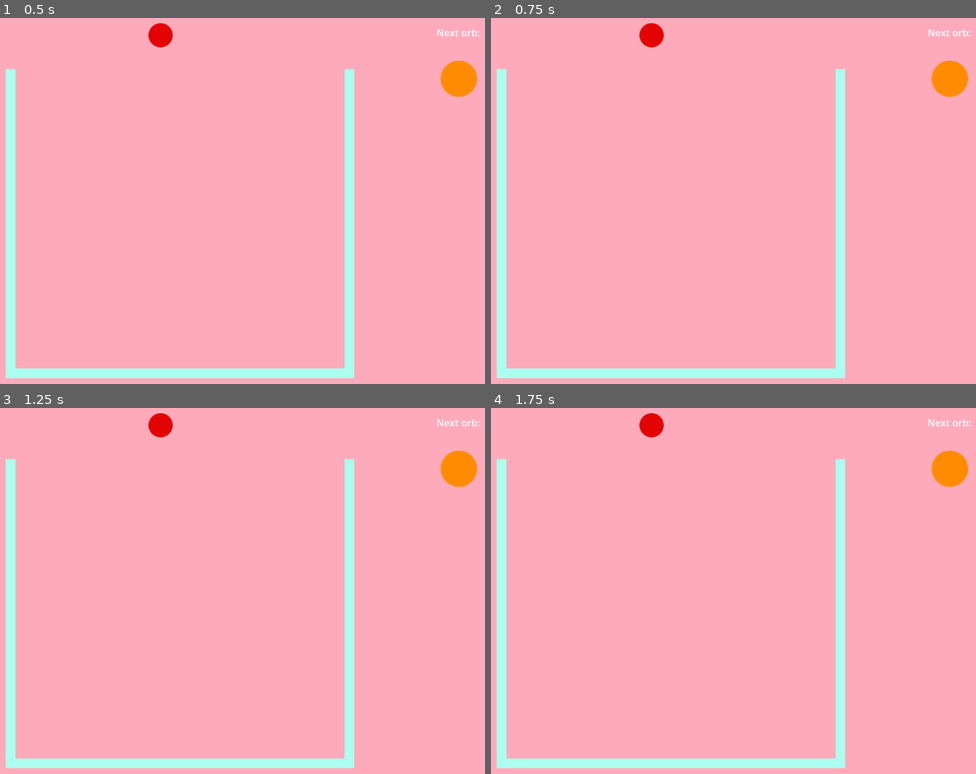
Above: before the commit, frames 1-4 (two rows, left to right).
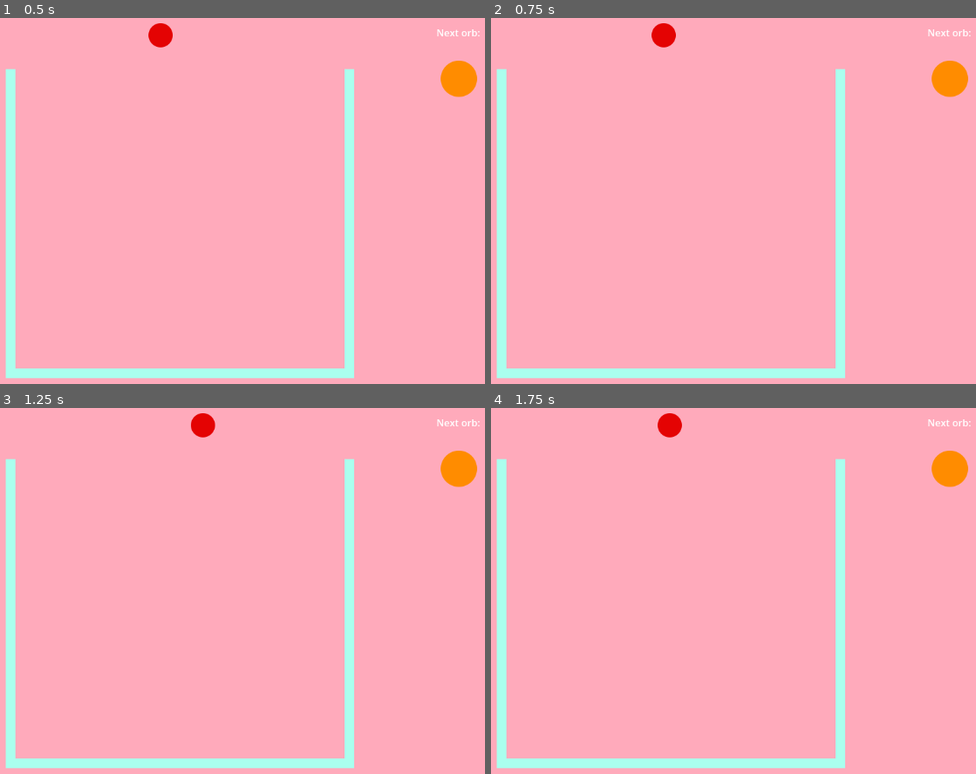
Above: after the commit, the same moments.

Repository: LailaiLand/Orbz
Game: Godot game, scene res://main.tscn
Two runs of this game, one before a commit and one after it. Both use one fixed random seed, a clock stepped at 60 frames per second and the inputs below.
Inputs:
- Up to frame 1 (0.5 s): no input
- Up to frame 2 (0.75 s): tap Enter at 0.5 s; hold D (move_right) from 0.53 s (still down)
- Up to frame 3 (1.25 s): keep holding D (move_right)
- Up to frame 4 (1.75 s): release D (move_right) at 1.28 s; hold A (move_left) from 1.28 s (still down)

Frame 1 is identical in both runs. In frame 2, 0.3% of the frame differs, in the area x 30-39%, y 1-9%; in frame 3, 0.5%, in the area x 30-45%, y 1-9%; in frame 4, 0.5%.

Commit message:
Added some movement
Area2D won't detect RigidBody2D for some reason

Diff:
--- a/GameBoard.gd
+++ b/GameBoard.gd
@@ -8,21 +8,19 @@
 @export var violet_orb_scene: PackedScene
 @export var pride_orb_scene: PackedScene
 
-var current_orb
+
 var next_orb
-var speed = 10
-var all_orbs = []
-var stop_left = false
-var stop_right = false
 
 func _ready():
 	var start_orb = red_orb_scene.instantiate()
 	start_orb.position = $PlacementMarker.position
 	start_orb.gravity_scale = 0
 	add_child(start_orb)
-	current_orb = start_orb
+	start_orb.movable = true
 	next_orb = random_next_orb()
 
+#func _process(delta):
+	#TODO: make drop function
 
 func random_next_orb():
 	var random_num = randi_range(1, 3)
@@ -36,25 +34,29 @@
 	temp_next.position = $NextMarker.position
 	temp_next.gravity_scale = 0
 	add_child(temp_next)
+	temp_next.movable = false
 	return temp_next
 
+func new_orb():
+	next_orb.position = $PlacementMarker.position
+	next_orb.movable = true
+	random_next_orb()
 
-func get_input():
-	#TODO: use _physics_prosess and move_and_slide on orbs
-	pass
+func _on_stop_left_body_entered(body):
+	body.stop_left = true
+	print(body.name)
 
 
-func _on_stop_left_body_entered(_body):
-	stop_left = true
+func _on_stop_left_body_exited(body):
+	body.stop_left = false
+	print(body.name)
 
 
-func _on_stop_left_body_exited(_body):
-	stop_left = false
+func _on_stop_right_body_entered(body):
+	body.stop_right = true
+	print(body.name)
 
 
-func _on_stop_right_body_entered(_body):
-	stop_right = true
-
-
-func _on_stop_right_body_exited(_body):
-	stop_right = false
+func _on_stop_right_body_exited(body):
+	body.stop_right = false
+	print(body.name)
--- /dev/null
+++ b/orb.gd
@@ -0,0 +1,19 @@
+extends RigidBody2D
+
+var movable = false
+var stop_left = false
+var stop_right = false
+
+func get_input():
+	var direction
+	if Input.is_action_pressed("move_left") and !stop_left:
+		direction = -100
+	elif Input.is_action_pressed("move_right") and !stop_right:
+		direction = 100
+	else :
+		direction = 0
+	return direction
+
+func _physics_process(delta):
+	if movable:
+		position += transform.x * get_input() * delta
--- a/orb_green.tscn
+++ b/orb_green.tscn
@@ -6,6 +6,7 @@
 radius = 67.0
 
 [node name="OrbGreen" type="RigidBody2D"]
+contact_monitor = true
 
 [node name="Sprite2D" type="Sprite2D" parent="."]
 texture = ExtResource("1_qq57s")
--- a/orb_indigo.tscn
+++ b/orb_indigo.tscn
@@ -6,6 +6,7 @@
 radius = 95.0474
 
 [node name="OrbIndigo" type="RigidBody2D"]
+contact_monitor = true
 
 [node name="Sprite2D" type="Sprite2D" parent="."]
 texture = ExtResource("1_tnhim")
--- a/orb_orange.tscn
+++ b/orb_orange.tscn
@@ -1,11 +1,14 @@
-[gd_scene load_steps=3 format=3 uid="uid://pchpvc6oi1lh"]
+[gd_scene load_steps=4 format=3 uid="uid://pchpvc6oi1lh"]
 
+[ext_resource type="Script" path="res://orb.gd" id="1_6bpc6"]
 [ext_resource type="Texture2D" uid="uid://rsdi72r1ibh6" path="res://Art/PNG/OrbOrange.png" id="1_vdtt4"]
 
 [sub_resource type="CircleShape2D" id="CircleShape2D_5v4f1"]
 radius = 30.0666
 
 [node name="OrbOrange" type="RigidBody2D"]
+contact_monitor = true
+script = ExtResource("1_6bpc6")
 
 [node name="Sprite2D" type="Sprite2D" parent="."]
 texture = ExtResource("1_vdtt4")
--- a/orb_pride.tscn
+++ b/orb_pride.tscn
@@ -6,6 +6,7 @@
 radius = 151.0
 
 [node name="OrbPride" type="RigidBody2D"]
+contact_monitor = true
 
 [node name="Sprite2D" type="Sprite2D" parent="."]
 texture = ExtResource("1_7w561")
--- a/orb_red.tscn
+++ b/orb_red.tscn
@@ -1,12 +1,15 @@
-[gd_scene load_steps=3 format=3 uid="uid://gxpf67fi4v1u"]
+[gd_scene load_steps=4 format=3 uid="uid://gxpf67fi4v1u"]
 
 [ext_resource type="Texture2D" uid="uid://dgirenerdfyj" path="res://Art/PNG/OrbRed.png" id="1_i5uxj"]
+[ext_resource type="Script" path="res://orb.gd" id="1_ret0a"]
 
 [sub_resource type="CircleShape2D" id="CircleShape2D_jbw5q"]
 radius = 20.025
 
 [node name="OrbRed" type="RigidBody2D"]
+max_contacts_reported = 4
 contact_monitor = true
+script = ExtResource("1_ret0a")
 
 [node name="OrbRedSprite" type="Sprite2D" parent="."]
 texture = ExtResource("1_i5uxj")
--- a/orb_violet.tscn
+++ b/orb_violet.tscn
@@ -6,6 +6,7 @@
 radius = 125.0
 
 [node name="OrbViolet" type="RigidBody2D"]
+contact_monitor = true
 
 [node name="Sprite2D" type="Sprite2D" parent="."]
 texture = ExtResource("1_g61fb")
--- a/orb_yellow.tscn
+++ b/orb_yellow.tscn
@@ -1,11 +1,14 @@
-[gd_scene load_steps=3 format=3 uid="uid://byoc6x5rbit8e"]
+[gd_scene load_steps=4 format=3 uid="uid://byoc6x5rbit8e"]
 
+[ext_resource type="Script" path="res://orb.gd" id="1_053ih"]
 [ext_resource type="Texture2D" uid="uid://wl5qsdagknyg" path="res://Art/PNG/OrbYellow.png" id="1_t4iuh"]
 
 [sub_resource type="CircleShape2D" id="CircleShape2D_3fdcm"]
 radius = 45.0111
 
 [node name="OrbYellow" type="RigidBody2D"]
+contact_monitor = true
+script = ExtResource("1_053ih")
 
 [node name="Sprite2D" type="Sprite2D" parent="."]
 texture = ExtResource("1_t4iuh")
